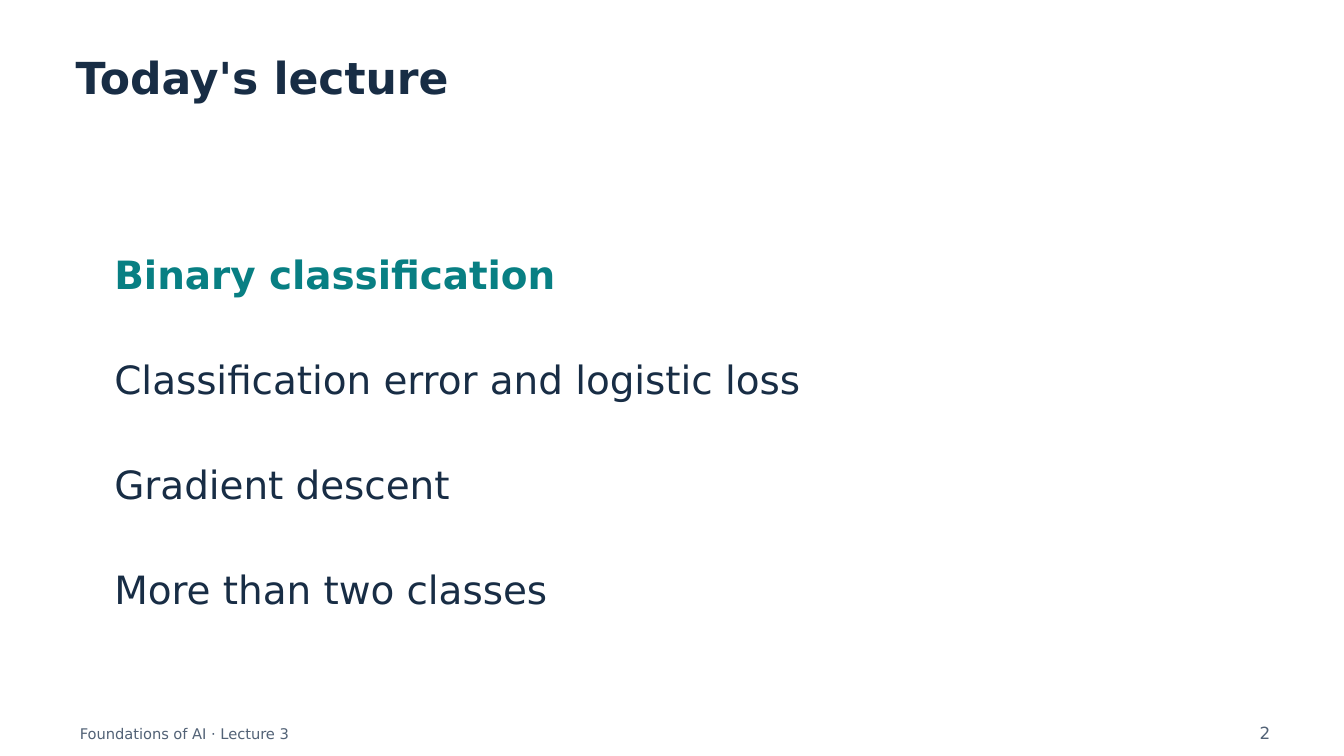
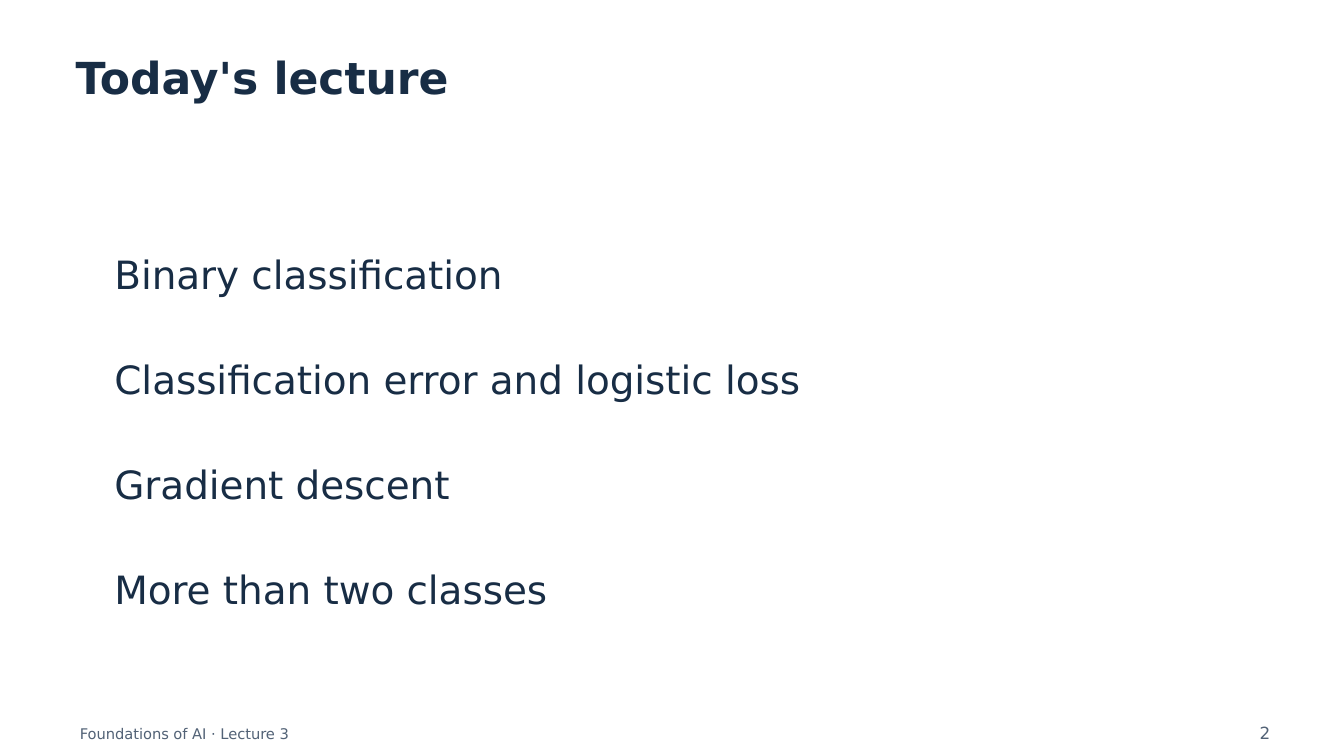
Before and after one commit to semtm0051/2026_27, a slide deck: slide 2 of Week_03/Slides/Week_03 - Slides.pptx. Drawn at 1344x756 pixels with LibreOffice and Linux fonts; fonts in the diff are those of the drawing. Boxes give left, top, right and bottom in pixels: in the first picture for what was removed or moved away, otherwise in the second. Text is boxed around its words. In the diff, an @@ line names an element or a change of style, - is before the commit and + after.

```diff
--- a/Week_03/Slides/Week_03 - Slides.pptx
+++ b/Week_03/Slides/Week_03 - Slides.pptx
@@ text "Binary classification" at bbox=[114, 259, 502, 297]: text colour #087F83 to #182D45, bold off @@
```
Also in this commit, not shown: 11 other slides changed, 1 slide removed, 1 other file.
